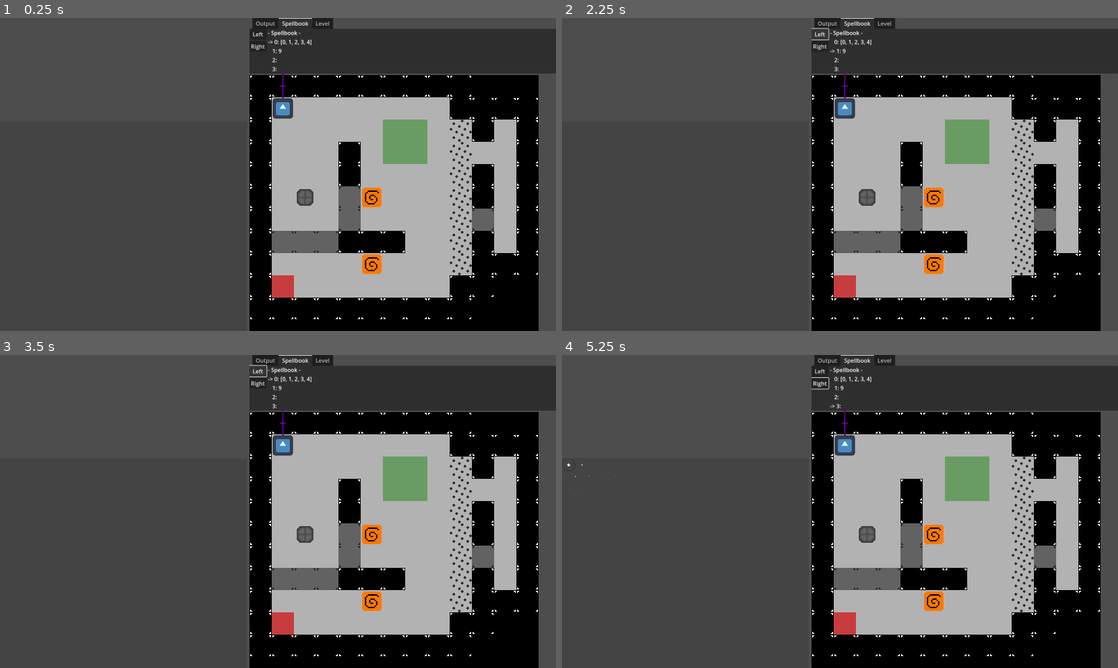
Above: before the commit, frames 1-4 (two rows, left to right).
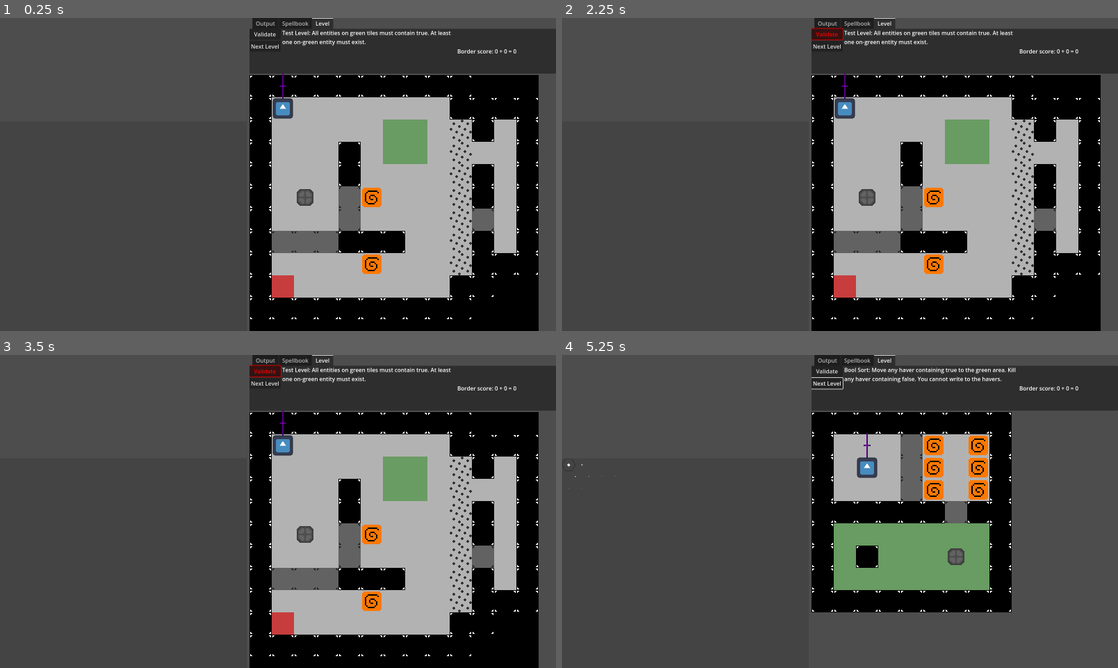
Above: after the commit, the same moments.

Repository: Nauviax/Hexgame
Game: Godot game, scene res://main_scene/main_scene.tscn
The game is run twice, just before and just after one commit, with the same random seed, the same clock (stepped at 60 frames per second) and the same inputs. The engine's default icon, where the game draws it, is replaced by a stand-in: a white triangle on a blue panel in a dark square.
Inputs (mouse positions are in pixels of both pictures, inside the frame that each line leads up to):
- Up to frame 1 (0.25 s): no input
- Up to frame 2 (2.25 s): click (828, 46) at 0.5 s, where only the run after the commit has a clickable "Next Level"; click (828, 46) at 1.25 s, where only the run after the commit has a clickable "Next Level"; click (817, 33) at 2 s, where only the run before the commit has a clickable "Left"
- Up to frame 3 (3.5 s): click (266, 370) at 2.75 s, where only the run after the commit has a clickable "Validate"
- Up to frame 4 (5.25 s): click (817, 383) at 3.5 s, where only the run before the commit has a clickable "Right"; tap Enter at 4.25 s; move the mouse to (684, 564) at 4.27 s; hold D (move_right) 4.28-5.03 s; click (684, 564) at 4.42 s; tap Space at 5 s; move the mouse to (567, 464) at 5.02 s; hold S (move_down) from 5.03 s (still down); click (567, 464) at 5.17 s

The runs differ from the first frame. In frame 1, 0.7% of the frame differs, in the area x 45-93%, y 0-18%; in frame 2, 0.8%; in frame 3, 0.8%; in frame 4, 35%, in the area x 44-97%, y 0-100%.

Commit message:
Randomizer implementation, level structure reshuffle

Diff:
--- a/entity/entity.gd
+++ b/entity/entity.gd
@@ -2,7 +2,7 @@
 extends Resource # Should mean this object gets deleted automatically when not in use.
 
 # Info regarding this entity, set on _init()
-var disp_name # Display name for entity
+var name # Entity name, display and randomizer purposes
 var node # Node/Object that this entity is attached to.
 var look_dir # (1.0, 0.0), normalized vector
 
@@ -22,7 +22,7 @@
 
 # Constructor (Set look_dir later)
 func _init(name, node):
-	self.disp_name = name
+	self.name = name
 	self.node = node
 
 # Sets values for spellbook. Mainly for setting sb_read/write, but can also be used to set spellbook size / default values.
@@ -59,7 +59,7 @@
 
 # Display string for entity.
 func _to_string():
-	return "Entity: " + disp_name
+	return "Entity: " + name
 
 # Position getters
 func get_pos():
--- a/entity/non_player/iota_haver.gd
+++ b/entity/non_player/iota_haver.gd
@@ -1,7 +1,8 @@
 extends StaticBody2D
 
 # Information that all entities need
-var entity: Entity = Entity.new("IotaHaver", self)
+@export var entity_name: String = "IotaHaver"
+@onready var entity: Entity = Entity.new(entity_name, self)
 
 # Starting spellbook for this entity. Format: [iota, iota, iota, ...]
 @export var sb: Array = [42.0]
--- a/levels/bool_sort.tscn
+++ b/levels/bool_sort/level.tscn
@@ -1,42 +1,44 @@
-[gd_scene load_steps=4 format=3 uid="uid://wkuc0osgt70a"]
+[gd_scene load_steps=5 format=3 uid="uid://wkuc0osgt70a"]
 
-[ext_resource type="PackedScene" uid="uid://dp0v5jhyadmwq" path="res://levels/base/level_base.tscn" id="1_cetju"]
-[ext_resource type="Script" path="res://levels/validators/bool_sort.gd" id="2_1ypkv"]
-[ext_resource type="PackedScene" uid="uid://cbo0lm0clhhmu" path="res://entity/non_player/iota_haver.tscn" id="2_gdd1n"]
+[ext_resource type="PackedScene" uid="uid://dp0v5jhyadmwq" path="res://levels/level_base.tscn" id="1_dubka"]
+[ext_resource type="Script" path="res://levels/bool_sort/validator.gd" id="2_ivfer"]
+[ext_resource type="Script" path="res://levels/bool_sort/randomizer.gd" id="3_82t3u"]
+[ext_resource type="PackedScene" uid="uid://cbo0lm0clhhmu" path="res://entity/non_player/iota_haver.tscn" id="4_r5u64"]
 
-[node name="LevelBase" instance=ExtResource("1_cetju")]
-validator = ExtResource("2_1ypkv")
+[node name="LevelBase" instance=ExtResource("1_dubka")]
+validator = ExtResource("2_ivfer")
+randomizer = ExtResource("3_82t3u")
 
 [node name="TileMap" parent="." index="3"]
 layer_0/tile_data = PackedInt32Array(0, 65536, 0, 65536, 65536, 0, 131072, 65536, 0, 196608, 65536, 0, 262144, 65536, 0 …(1225 unchanged characters)…
 layer_1/tile_data = PackedInt32Array(393222, 2, 1)
 
-[node name="IotaHaver" parent="." index="4" instance=ExtResource("2_gdd1n")]
+[node name="IotaHaver" parent="." index="4" instance=ExtResource("4_r5u64")]
 position = Vector2(320, 64)
 sb = [false]
 sb_write = false
 
-[node name="IotaHaver2" parent="." index="5" instance=ExtResource("2_gdd1n")]
+[node name="IotaHaver2" parent="." index="5" instance=ExtResource("4_r5u64")]
 position = Vector2(320, 128)
 sb = [true]
 sb_write = false
 
-[node name="IotaHaver3" parent="." index="6" instance=ExtResource("2_gdd1n")]
+[node name="IotaHaver3" parent="." index="6" instance=ExtResource("4_r5u64")]
 position = Vector2(320, 192)
 sb = [false]
 sb_write = false
 
-[node name="IotaHaver4" parent="." index="7" instance=ExtResource("2_gdd1n")]
+[node name="IotaHaver4" parent="." index="7" instance=ExtResource("4_r5u64")]
 position = Vector2(448, 64)
 sb = [true]
 sb_write = false
 
-[node name="IotaHaver5" parent="." index="8" instance=ExtResource("2_gdd1n")]
+[node name="IotaHaver5" parent="." index="8" instance=ExtResource("4_r5u64")]
 position = Vector2(448, 128)
 sb = [false]
 sb_write = false
 
-[node name="IotaHaver6" parent="." index="9" instance=ExtResource("2_gdd1n")]
+[node name="IotaHaver6" parent="." index="9" instance=ExtResource("4_r5u64")]
 position = Vector2(448, 192)
 sb = [false]
 sb_write = false
--- /dev/null
+++ b/levels/bool_sort/randomizer.gd
@@ -0,0 +1,16 @@
+# Bool Sort Randomizer
+static func randomize(level_base):
+	var entities = level_base.entities
+	var true_count = 0
+	var iota_havers = []
+	for entity in entities:
+		if entity.name == "IotaHaver":
+			iota_havers.append(entity) # For emergency set true
+			# Set entity.sb[0] to true or false randomly
+			entity.sb[0] = randi_range(0, 1) == 1
+			if entity.sb[0]:
+				true_count += 1
+	# If there are no true entities, or all entities are true, fix.
+	if true_count == 0 or true_count == entities.size():
+		var iota_haver = iota_havers[randi_range(0, iota_havers.size() - 1)]
+		iota_haver.sb[0] = true_count == 0 # True if there are no true entities, false if all entities are true
--- a/levels/validators/bool_sort.gd
+++ b/levels/bool_sort/validator.gd
@@ -1,3 +1,4 @@
+# Bool Sort Validator
 static var desc = "Bool Sort: Move any haver containing true to the green area. Kill any haver containing false. You cannot write to the havers."
 static func validate(level_base):
 	var greens = []
--- a/levels/base/level_base.gd
+++ b/levels/level_base.gd
@@ -2,8 +2,9 @@
 # Base level is currently for debugging. Not intended to be in final game.
 # Eventually move most creation content out of level_base.gd
 
-# Validator for this level
+# Validator and Randomizer for this level
 @export var validator: Script
+@export var randomizer: Script
 
 # List of entities in the level
 var entities: Array
@@ -25,6 +26,8 @@
 	for child in get_children():
 		if "entity" in child:
 			entities.append(child.entity)
+	# Apply randomizer to level
+	randomizer.randomize(self)
 
 # Test if the level is complete
 func validate():
--- a/levels/base/level_base.tscn
+++ b/levels/level_base.tscn
@@ -1,7 +1,7 @@
 [gd_scene load_steps=4 format=3 uid="uid://dp0v5jhyadmwq"]
 
 [ext_resource type="TileSet" uid="uid://dhmy420vajm2h" path="res://resources/tiles/Level_tileset.tres" id="1_2okn0"]
-[ext_resource type="Script" path="res://levels/base/level_base.gd" id="1_3xh2x"]
+[ext_resource type="Script" path="res://levels/level_base.gd" id="1_3xh2x"]
 [ext_resource type="PackedScene" uid="uid://crqwgh2ejsj6j" path="res://entity/player/player.tscn" id="2_avtny"]
 
 [node name="LevelBase" type="Node2D"]
--- a/levels/test_level.tscn
+++ b/levels/test_level/level.tscn
@@ -1,11 +1,13 @@
-[gd_scene load_steps=4 format=3 uid="uid://bveri3b1r80lg"]
+[gd_scene load_steps=5 format=3 uid="uid://bveri3b1r80lg"]
 
-[ext_resource type="PackedScene" uid="uid://dp0v5jhyadmwq" path="res://levels/base/level_base.tscn" id="1_eox3x"]
-[ext_resource type="PackedScene" uid="uid://cbo0lm0clhhmu" path="res://entity/non_player/iota_haver.tscn" id="2_a1eik"]
-[ext_resource type="Script" path="res://levels/validators/test_level.gd" id="2_e2cid"]
+[ext_resource type="PackedScene" uid="uid://dp0v5jhyadmwq" path="res://levels/level_base.tscn" id="1_bdpuq"]
+[ext_resource type="Script" path="res://levels/test_level/validator.gd" id="2_bjl7a"]
+[ext_resource type="PackedScene" uid="uid://cbo0lm0clhhmu" path="res://entity/non_player/iota_haver.tscn" id="3_4urld"]
+[ext_resource type="Script" path="res://levels/test_level/randomizer.gd" id="3_e6b57"]
 
-[node name="LevelBase" instance=ExtResource("1_eox3x")]
-validator = ExtResource("2_e2cid")
+[node name="LevelBase" instance=ExtResource("1_bdpuq")]
+validator = ExtResource("2_bjl7a")
+randomizer = ExtResource("3_e6b57")
 
 [node name="TileMap" parent="." index="3"]
 z_index = -10
@@ -15,9 +17,10 @@
 [node name="Player" parent="." index="4"]
 player_sb = [[0.0, 1.0, 2.0, 3.0, 4.0], 9.0, null, null]
 
-[node name="IotaHaver" parent="." index="5" instance=ExtResource("2_a1eik")]
+[node name="IotaHaver" parent="." index="5" instance=ExtResource("3_4urld")]
 position = Vector2(320, 320)
 sb = ["Nerds"]
 
-[node name="IotaHaver2" parent="." index="6" instance=ExtResource("2_a1eik")]
+[node name="IotaHaver2" parent="." index="6" instance=ExtResource("3_4urld")]
 position = Vector2(320, 512)
+entity_name = "IotaHaver_Rand"
--- /dev/null
+++ b/levels/test_level/randomizer.gd
@@ -0,0 +1,7 @@
+# Test Level Randomizer
+static func randomize(level_base):
+	var entities = level_base.entities
+	for entity in entities:
+		if entity.name == "IotaHaver_Rand":
+			# Set entity.sb[0] to random rounded float between 0 and 99
+			entity.sb[0] = float(randi_range(0, 99))
--- a/levels/validators/test_level.gd
+++ b/levels/test_level/validator.gd
@@ -1,3 +1,4 @@
+# Test Level Validator
 static var desc = "Test Level: All entities on green tiles must contain true. At least one on-green entity must exist."
 static func validate(level_base):
 	var green_entities = []
--- a/main_scene/main_scene.gd
+++ b/main_scene/main_scene.gd
@@ -18,8 +18,8 @@
 # For now, just load the test_level scene and prepare hexecutor
 func _ready():
 	# Prepare level_list
-	level_list.push_back(preload("res://levels/test_level.tscn"))
-	level_list.push_back(preload("res://levels/bool_sort.tscn"))
+	level_list.push_back(preload("res://levels/test_level/level.tscn"))
+	level_list.push_back(preload("res://levels/bool_sort/level.tscn"))
 	load_next_level(false) # False as nothing to unload yet
 
 # Unloads the current level and loads the next one
--- a/main_scene/main_scene.tscn
+++ b/main_scene/main_scene.tscn
@@ -72,7 +72,7 @@
 clip_contents = true
 custom_minimum_size = Vector2(0, 160)
 layout_mode = 2
-current_tab = 1
+current_tab = 2
 
 [node name="Output" type="Label" parent="HexDisplay/MarginContainer/LR_Split/Info_SB_Level/Info_Tabs"]
 visible = false
@@ -82,6 +82,7 @@
 text_overrun_behavior = 3
 
 [node name="Spellbook" type="HBoxContainer" parent="HexDisplay/MarginContainer/LR_Split/Info_SB_Level/Info_Tabs"]
+visible = false
 layout_mode = 2
 
 [node name="LR_Buttons" type="VBoxContainer" parent="HexDisplay/MarginContainer/LR_Split/Info_SB_Level/Info_Tabs/Spellbook"]
@@ -109,6 +110,7 @@
 clip_text = true
 
 [node name="Ravenmind" type="Label" parent="HexDisplay/MarginContainer/LR_Split/Info_SB_Level/Info_Tabs/Spellbook"]
+custom_minimum_size = Vector2(10, 10)
 layout_mode = 2
 size_flags_horizontal = 3
 size_flags_vertical = 1
@@ -118,7 +120,6 @@
 clip_text = true
 
 [node name="Level" type="HBoxContainer" parent="HexDisplay/MarginContainer/LR_Split/Info_SB_Level/Info_Tabs"]
-visible = false
 layout_mode = 2
 
 [node name="Level_Buttons" type="VBoxContainer" parent="HexDisplay/MarginContainer/LR_Split/Info_SB_Level/Info_Tabs/Level"]
@@ -138,7 +139,7 @@
 custom_minimum_size = Vector2(500, 0)
 layout_mode = 2
 size_flags_vertical = 1
-text = "LEVEL DESC NOT IMPLEMENTED YET"
+text = "Level Name + Description here"
 autowrap_mode = 2
 
 [node name="Border_Score" type="Label" parent="HexDisplay/MarginContainer/LR_Split/Info_SB_Level/Info_Tabs/Level"]
